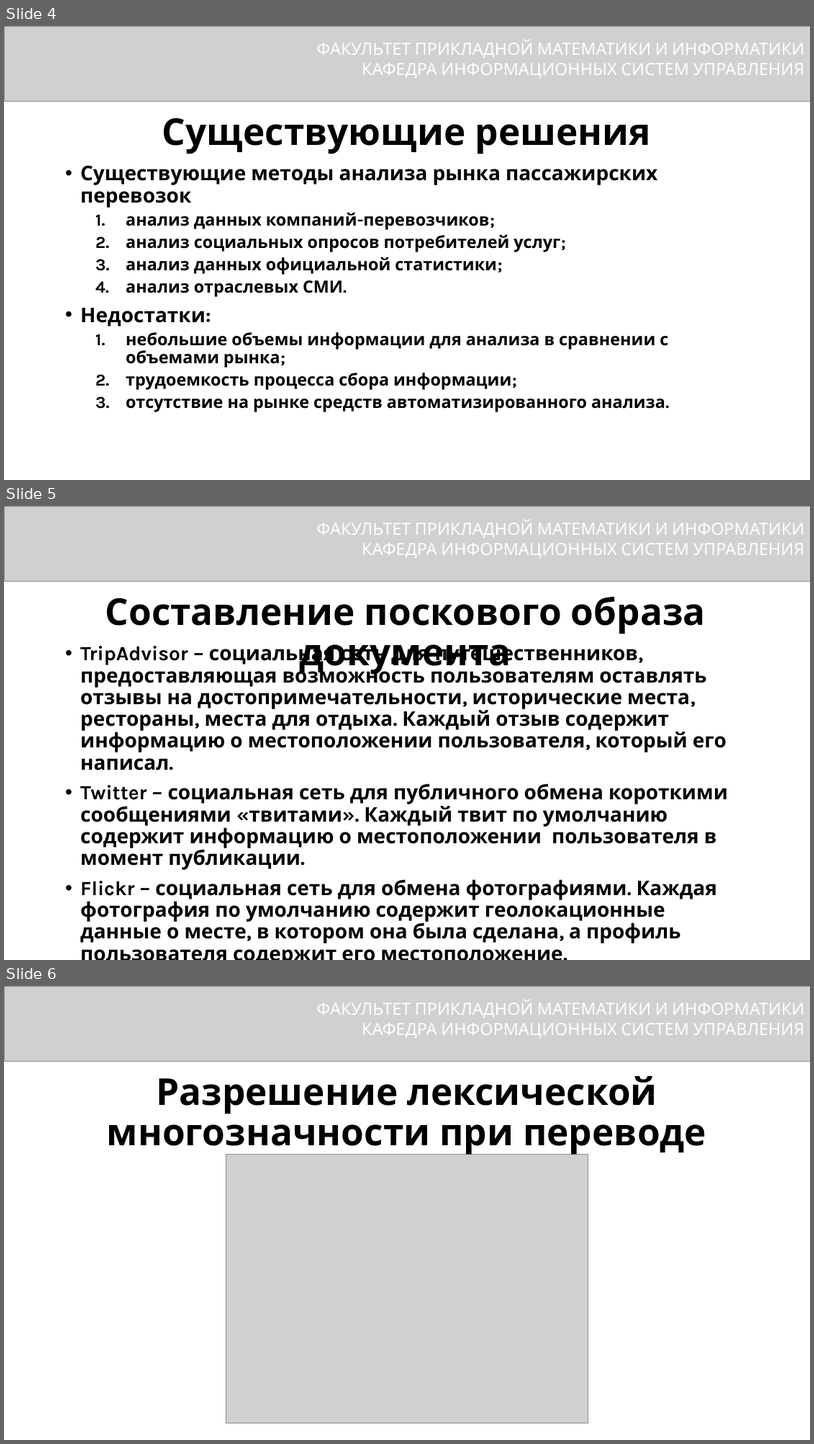
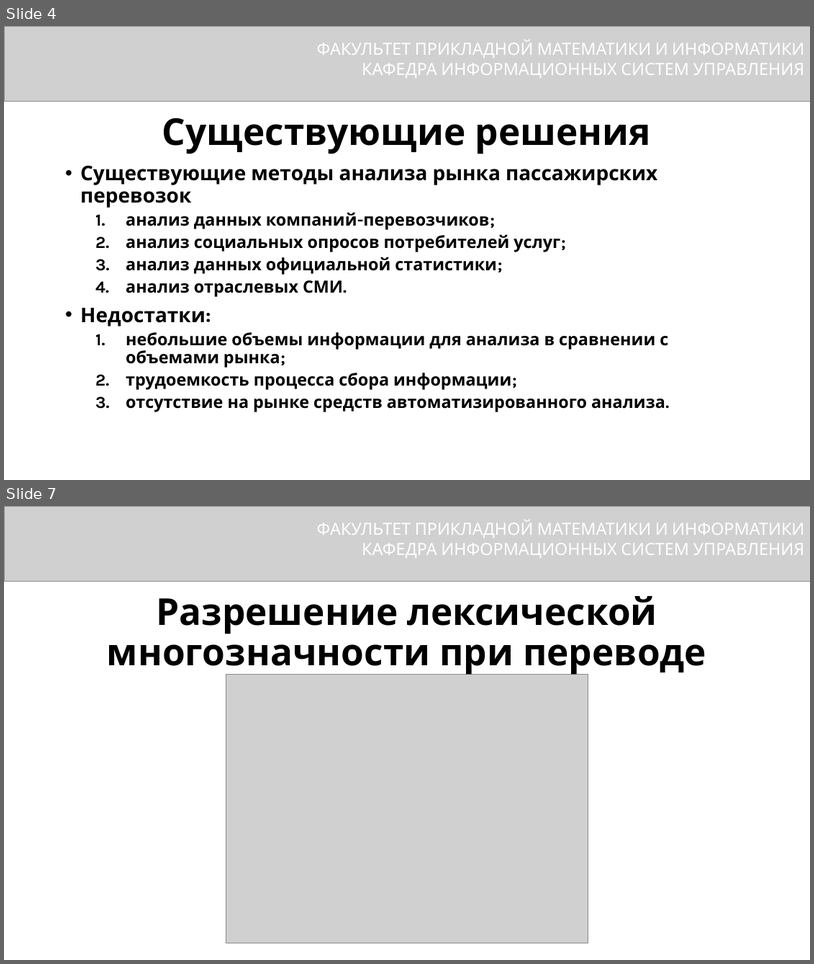
Before and after one commit to DimkaFPM/diplom, a slide deck: presentetion.pptx. Shown one above the other, each under a label of ours: slides 4, 5 and 6 before the commit, slides 4 and 7 after it; the slides between them are not shown. The pictures are 814x1444 and 814x964 pixels, drawn with LibreOffice and Linux fonts; fonts in the diff are those of the drawing; grey boxes stand for pictures. Boxes give left, top, right and bottom in pixels: in the first picture for what was removed or moved away, otherwise in the second. Text is boxed around its words. In the diff, an @@ line names an element or a change of style, - is before the commit and + after.

Commit message:
minor presentation fixes

```diff
--- a/presentetion.pptx
+++ b/presentetion.pptx
@@ slide 5 removed at [4, 506, 810, 960], background #FFFFFF @@
@@ picture removed at [4, 506, 810, 581] @@
@@ text removed at [317, 520, 805, 558] @@
-ФАКУЛЬТЕТ ПРИКЛАДНОЙ МАТЕМАТИКИ И ИНФОРМАТИКИ
-КАФЕДРА ИНФОРМАЦИОННЫХ СИСТЕМ УПРАВЛЕНИЯ
@@ text removed at [106, 596, 706, 674] @@
-Составление поскового образа документа
@@ text removed at [80, 641, 728, 943] @@
-• TripAdvisor – социальная сеть для путешественников, предоставляющая возможность пользователям оставлять отзывы на достопримечательности, исторические места, рестораны, места для отдыха. Каждый отзыв содержит информацию о местоположении пользователя, который его написал.
-• Twitter – социальная сеть для публичного обмена короткими сообщениями «твитами». Каждый твит по умолчанию содержит информацию о местоположении пользователя в момент публикации.
-• Flickr – социальная сеть для обмена фотографиями. Каждая фотография по умолчанию содержит геолокационные данные о месте, в котором она была сделана, а профиль пользователя содержит его местоположение.
@@ what was slide 6 is now slide 7 @@
```
Also in this commit, not shown: 2 slides added.
